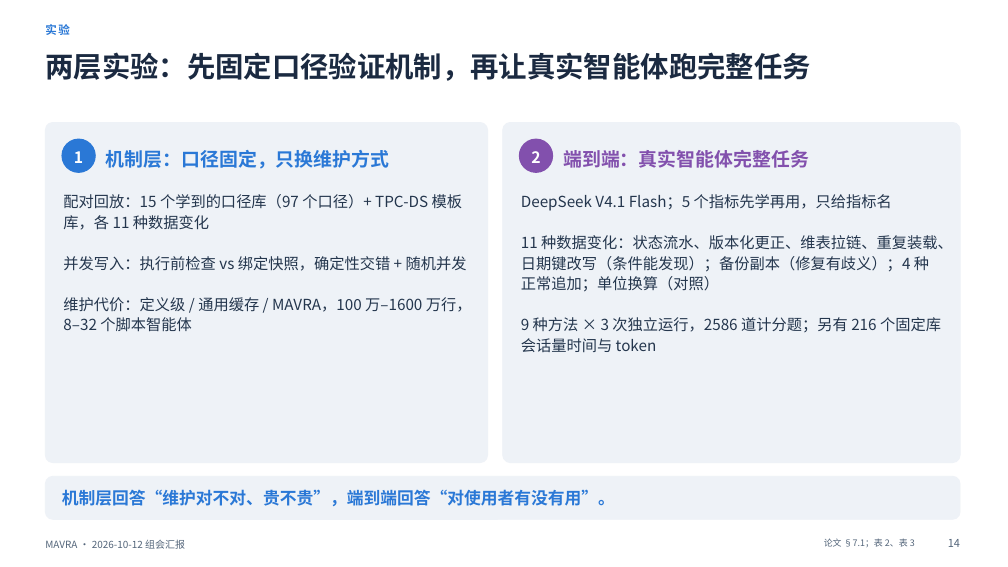
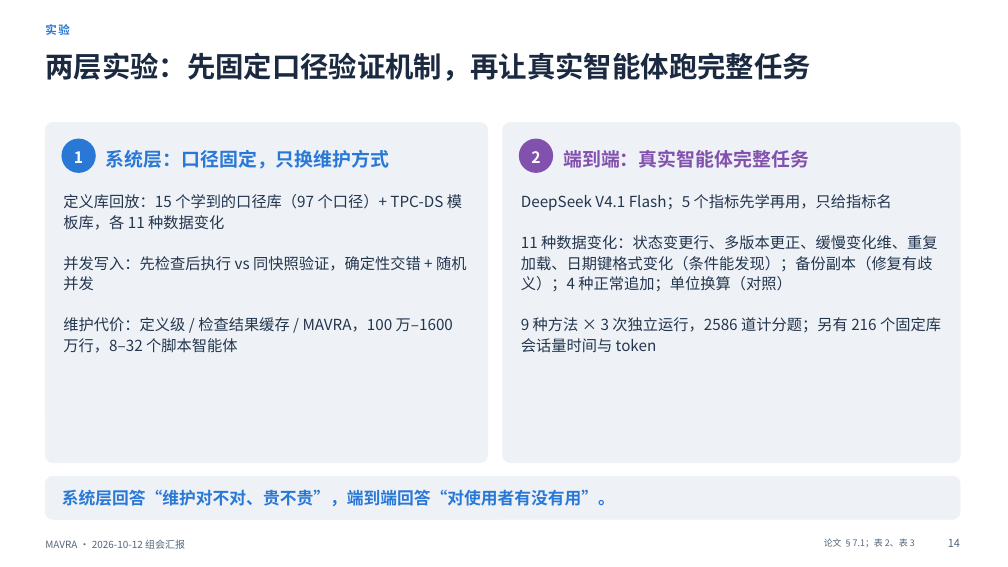
Before and after one commit to mmmttt000045/agent4db-adapter, a slide deck: slide 14 of docs/mavra-report-2026-10-12.pptx. Drawn at 1008x567 pixels with LibreOffice and Linux fonts; fonts in the diff are those of the drawing. Boxes give left, top, right and bottom in pixels: in the first picture for what was removed or moved away, otherwise in the second. Text is boxed around its words. In the diff, an @@ line names an element or a change of style, - is before the commit and + after.

```diff
--- a/docs/mavra-report-2026-10-12.pptx
+++ b/docs/mavra-report-2026-10-12.pptx
@@ text at (x1=106, y1=150, x2=389, y2=169): text changed @@
-机制层：口径固定，只换维护方式
+系统层：口径固定，只换维护方式
@@ text at (x1=63, y1=194, x2=466, y2=353): text changed @@
-配对回放：15 个学到的口径库（97 个口径）+ TPC-DS 模板库，各 11 种数据变化
-并发写入：执行前检查 vs 绑定快照，确定性交错 + 随机并发
-维护代价：定义级 / 通用缓存 / MAVRA，100 万–1600 万行，8–32 个脚本智能体
+定义库回放：15 个学到的口径库（97 个口径）+ TPC-DS 模板库，各 11 种数据变化
+并发写入：先检查后执行 vs 同快照验证，确定性交错 + 随机并发
+维护代价：定义级 / 检查结果缓存 / MAVRA，100 万–1600 万行，8–32 个脚本智能体
@@ text at (x1=521, y1=235, x2=937, y2=292): text changed @@
-11 种数据变化：状态流水、版本化更正、维表拉链、重复装载、日期键改写（条件能发现）；备份副本（修复有歧义）；4 种正常追加；单位换算（对照）
+11 种数据变化：状态变更行、多版本更正、缓慢变化维、重复加载、日期键格式变化（条件能发现）；备份副本（修复有歧义）；4 种正常追加；单位换算（对照）
@@ text at (x1=62, y1=489, x2=615, y2=506): text changed @@
-机制层回答“维护对不对、贵不贵”，端到端回答“对使用者有没有用”。
+系统层回答“维护对不对、贵不贵”，端到端回答“对使用者有没有用”。
```
Also in this commit, not shown: 22 other slides changed, 2 other files.
